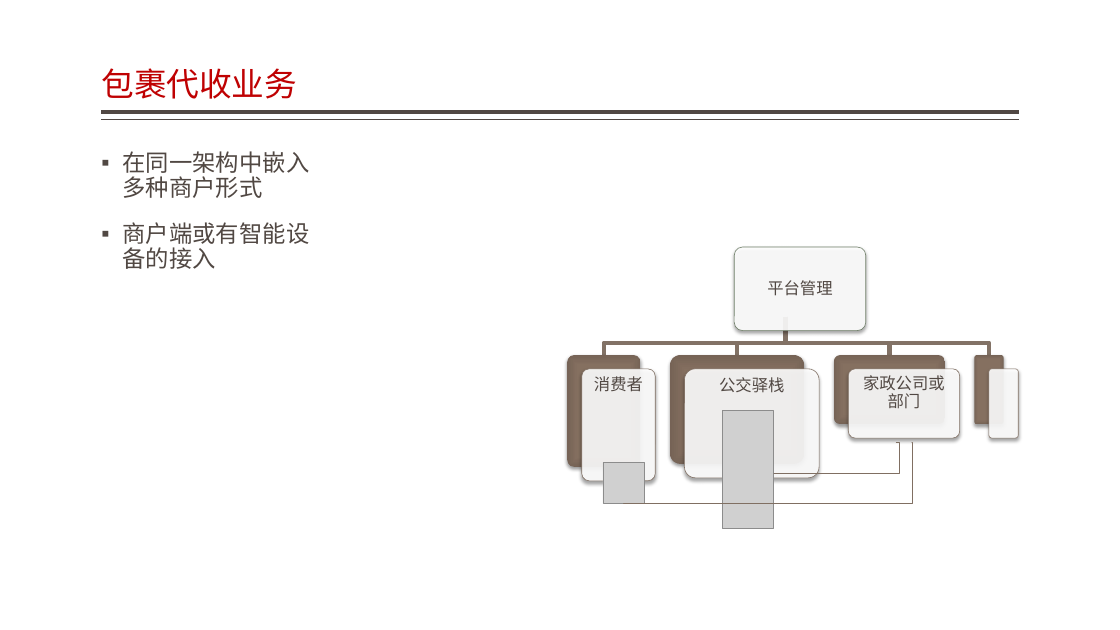
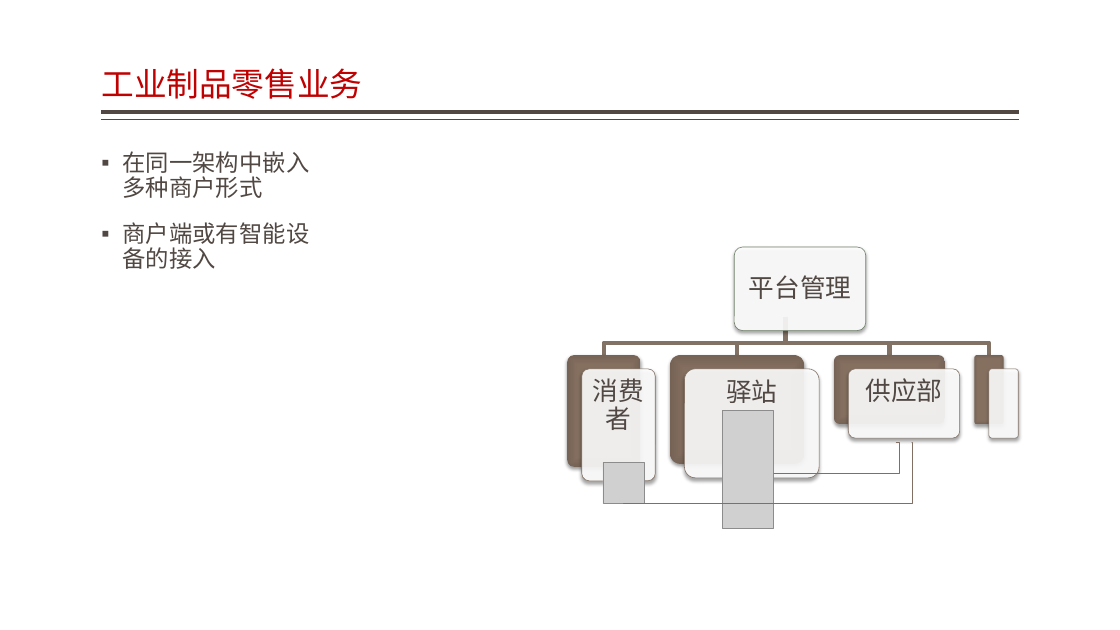
Before and after one commit to jzgi/chainsmart, a slide deck: slide 30 of Docs/品链应用参考设计.pptx. Drawn at 1120x630 pixels with LibreOffice and Linux fonts; fonts in the diff are those of the drawing; grey boxes stand for pictures. Boxes give left, top, right and bottom in pixels: in the first picture for what was removed or moved away, otherwise in the second. Text is boxed around its words. In the diff, an @@ line names an element or a change of style, - is before the commit and + after.

```diff
--- a/Docs/品链应用参考设计.pptx
+++ b/Docs/品链应用参考设计.pptx
@@ title at <box>101,68,362,99</box>: text changed @@
-包裹代收业务
+工业制品零售业务
@@ text "平台管理" at <box>749,275,852,299</box>: size 14 to 22 pt; more space between paragraphs @@
@@ text "消费者" at <box>593,378,644,430</box>: size 14 to 22 pt; more space between paragraphs @@
@@ text at <box>726,379,777,403</box>: text changed; size 14 to 22 pt @@
-公交驿栈
+驿站
@@ text at <box>866,378,943,402</box>: text changed; size 14 to 22 pt @@
-家政公司或部门
+供应部
```
Also in this commit, not shown: 7 other slides changed, 5 other files.
